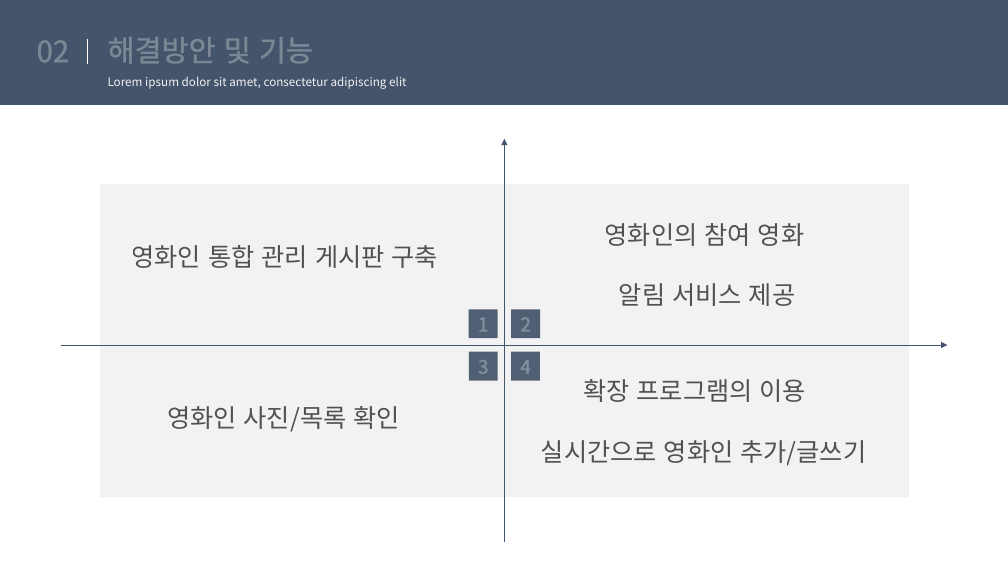
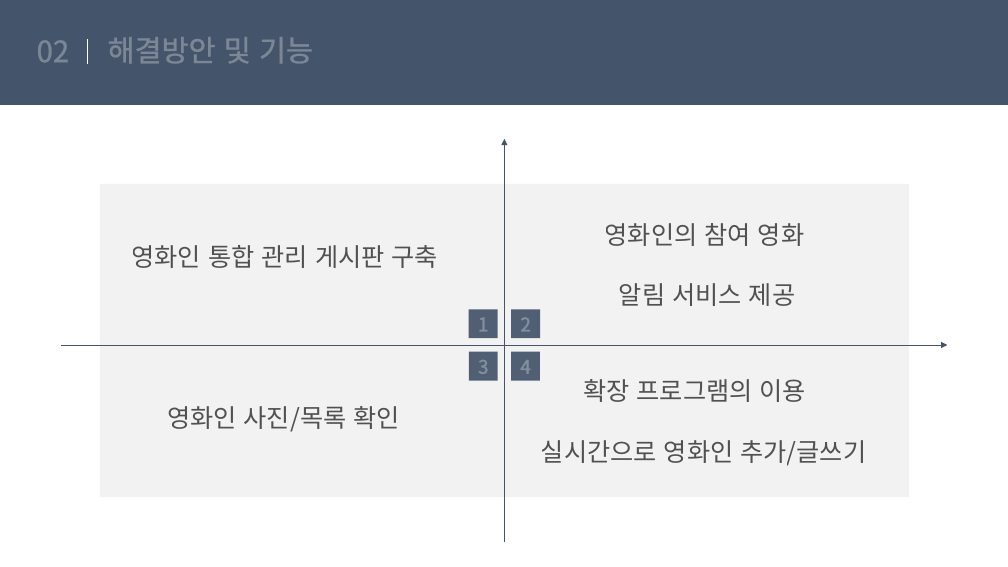
Before and after one commit to suna05/fanduck, a slide deck: slide 13 of uoonleen/8월 29일_ppt/Fanduck.pptx (slide 11 before the commit). Drawn at 1008x567 pixels with LibreOffice and Linux fonts; fonts in the diff are those of the drawing. Boxes give left, top, right and bottom in pixels: in the first picture for what was removed or moved away, otherwise in the second. Text is boxed around its words. In the diff, an @@ line names an element or a change of style, - is before the commit and + after.

```diff
--- a/uoonleen/8월 29일_ppt/Fanduck.pptx
+++ b/uoonleen/8월 29일_ppt/Fanduck.pptx
@@ text removed at (x1=108, y1=76, x2=406, y2=89) @@
-Lorem ipsum dolor sit amet, consectetur adipiscing elit
```
Also in this commit, not shown: 10 other slides changed, 11 slides added, 1 slide removed.
